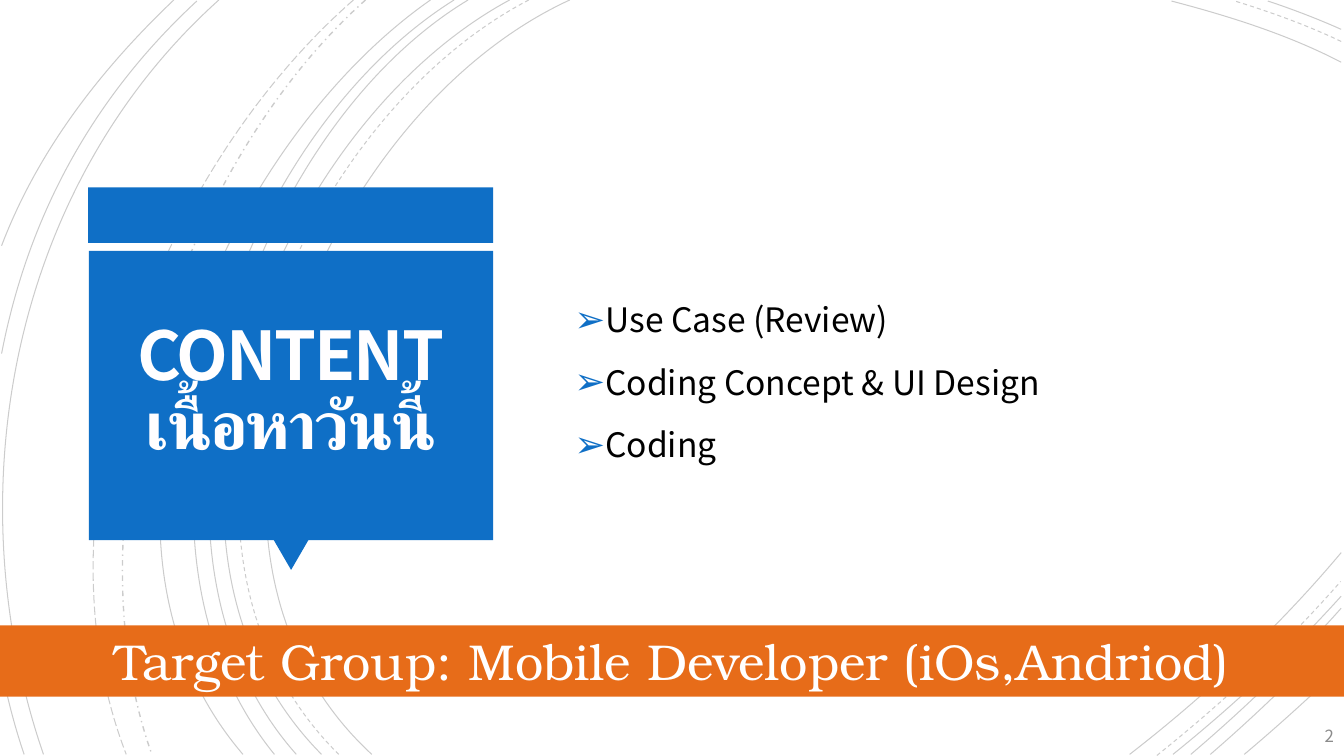
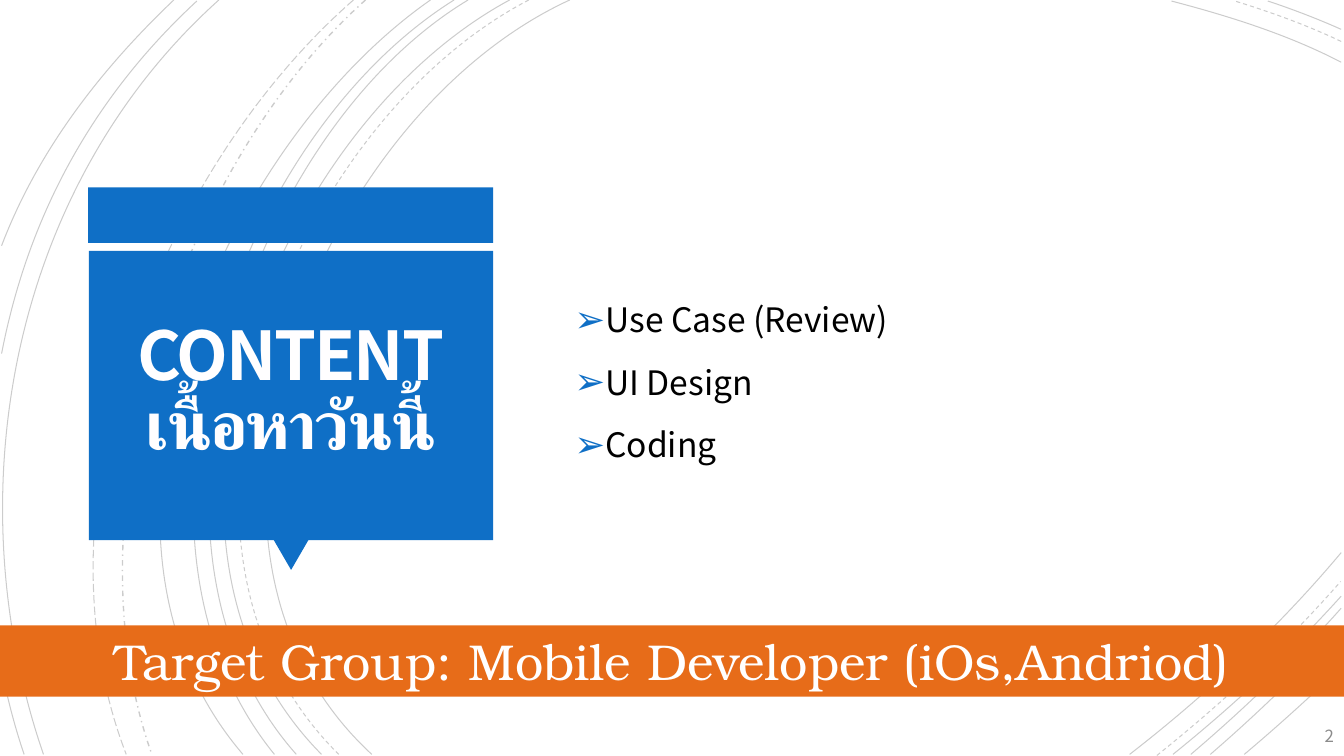
Before and after one commit to traitet/flutterep51, a slide deck: slide 2 of PowerPoint/FLUTTER_EP57.pptx. Drawn at 1344x756 pixels with LibreOffice and Linux fonts; fonts in the diff are those of the drawing. Boxes give left, top, right and bottom in pixels: in the first picture for what was removed or moved away, otherwise in the second. Text is boxed around its words. In the diff, an @@ line names an element or a change of style, - is before the commit and + after.

```diff
--- a/PowerPoint/FLUTTER_EP57.pptx
+++ b/PowerPoint/FLUTTER_EP57.pptx
@@ text at <box>605,369,753,404</box>: text changed @@
-➢ Coding Concept & UI Design
+➢ UI Design
```
Also in this commit, not shown: 4 other slides changed, 1 slide added, 3 slides removed.
